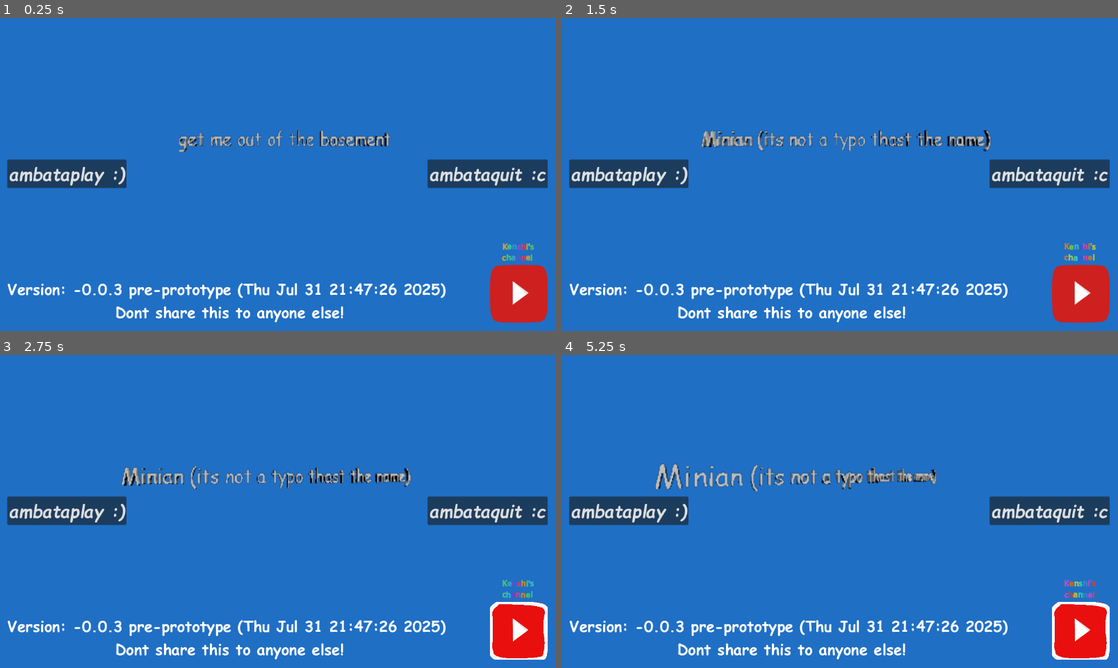
Above: before the commit, frames 1-4 (two rows, left to right).
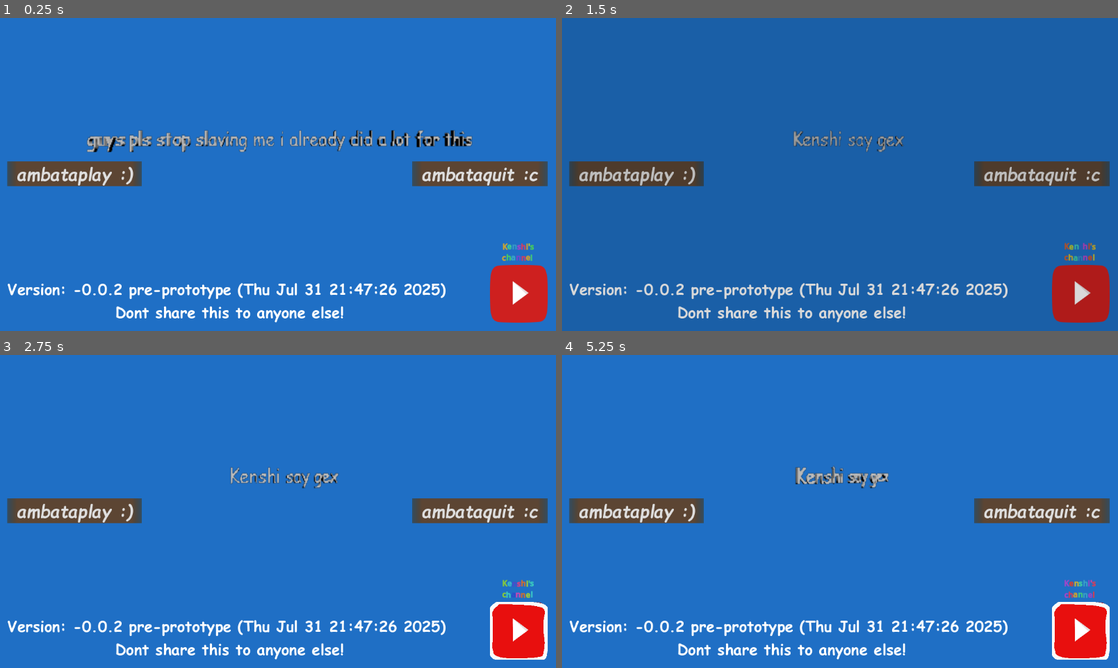
Above: after the commit, the same moments.

Repository: hukultan/-SUPER-Kenshi_RPG
Game: Godot game, scene res://scenes/main.tscn
The game is run twice, just before and just after one commit, with the same random seed, the same clock (stepped at 60 frames per second) and the same inputs. Sound files missing from this copy of the repository are replaced by a short silence.
Inputs:
- Up to frame 1 (0.25 s): no input
- Up to frame 2 (1.5 s): click "ambataplay :)" at 0.5 s; click "Back" at 1.25 s
- Up to frame 3 (2.75 s): click "[b][shake][rainbow]Kenshi's c…" at 2 s
- Up to frame 4 (5.25 s): hold D (right) 2.78-3.53 s; hold S (down) 3.53-4.28 s; hold D (right) 4.28-5.03 s; hold W (up) from 5.03 s (still down)

The runs differ from the first frame. In frame 1, 6.5% of the frame differs, in the area x 1-99%, y 35-89%; in frame 2, 99%, in the area x 0-100%, y 0-100%; in frame 3, 6.0%; in frame 4, 6.1%.

Commit message:
small changes

Diff:
--- a/project.godot
+++ b/project.godot
@@ -11,6 +11,8 @@
 [application]
 
 config/name="super kenshi rpg"
+config/description="rpg for kenshi"
+config/version="Version: -0.0.2 pre-prototype"
 config/tags=PackedStringArray("2d")
 run/main_scene="uid://2or36gkldphs"
 config/features=PackedStringArray("4.5", "Forward Plus")
--- /dev/null
+++ b/resources/theme/main_theme.tres
@@ -0,0 +1,24 @@
+[gd_resource type="Theme" load_steps=3 format=3 uid="uid://cu0i3br8dpd0r"]
+
+[sub_resource type="StyleBoxFlat" id="StyleBoxFlat_xah2a"]
+bg_color = Color(0.360932, 0.27161875, 0.20187286, 1)
+border_width_left = 20
+border_width_right = 20
+border_color = Color(0.281796, 0.18238959, 0.028298667, 0.5137255)
+border_blend = true
+anti_aliasing = false
+
+[sub_resource type="StyleBoxFlat" id="StyleBoxFlat_rjbnf"]
+bg_color = Color(0.22785759, 0.1655784, 0.11676621, 1)
+border_width_left = 5
+border_width_top = 10
+border_width_right = 5
+border_width_bottom = 10
+border_color = Color(0.32172796, 0.321728, 0.32172775, 1)
+border_blend = true
+anti_aliasing = false
+
+[resource]
+Button/font_sizes/font_size = 19
+Button/styles/normal = SubResource("StyleBoxFlat_xah2a")
+Button/styles/pressed = SubResource("StyleBoxFlat_rjbnf")
--- a/scenes/main.tscn
+++ b/scenes/main.tscn
@@ -1,7 +1,8 @@
-[gd_scene load_steps=11 format=3 uid="uid://2or36gkldphs"]
+[gd_scene load_steps=12 format=3 uid="uid://2or36gkldphs"]
 
 [ext_resource type="Script" uid="uid://dpf2ucejrhg37" path="res://scripts/object/main.gd" id="1_85g3d"]
 [ext_resource type="FontFile" uid="uid://ktht01cntw0o" path="res://resources/font/COMIC.TTF" id="3_ya4ey"]
+[ext_resource type="Theme" uid="uid://cu0i3br8dpd0r" path="res://resources/theme/main_theme.tres" id="4_choun"]
 [ext_resource type="Script" uid="uid://bsasnu5x610ew" path="res://scripts/ui/text_rotate.gd" id="4_eb6dy"]
 [ext_resource type="Script" uid="uid://b7mjykrmg1o0u" path="res://scripts/ui/control.gd" id="5_trceg"]
 [ext_resource type="FontFile" uid="uid://ciapw41rsqeok" path="res://resources/font/COMICZ.TTF" id="6_a8y0u"]
@@ -11,7 +12,7 @@
 [ext_resource type="AudioStream" uid="uid://7viarjhqu3d2" path="res://resources/audio/quit.ogg" id="9_muem4"]
 
 [sub_resource type="TextMesh" id="TextMesh_04qyp"]
-text = "need help pls im suffering"
+text = "if youre reading this you dumb "
 font = ExtResource("3_ya4ey")
 font_size = 22
 
@@ -71,6 +72,7 @@
 anchors_preset = 0
 offset_right = 1150.0
 offset_bottom = 646.0
+theme = ExtResource("4_choun")
 script = ExtResource("5_trceg")
 
 [node name="MarginContainer" type="MarginContainer" parent="Control"]
@@ -131,7 +133,7 @@
 size_flags_vertical = 8
 theme_override_fonts/font = ExtResource("8_jbj1t")
 theme_override_font_sizes/font_size = 31
-text = "Version: -0.0.3 pre-prototype (Thu Jul 31 21:47:26 2025)
+text = "Version: -0.0.2 pre-prototype (Thu Jul 31 21:47:26 2025)
 Dont share this to anyone else!"
 horizontal_alignment = 1
 
--- a/scripts/object/battle/character.gd
+++ b/scripts/object/battle/character.gd
@@ -55,7 +55,7 @@
 		return
 	sprite = get_node(main_sprite)
 	mat = ShaderMaterial.new()
-	mat.shader = preload("res://shaders/new_shader.gdshader")
+	mat.shader = preload("uid://135xyxyg08cc")
 	sprite.material = mat
 	await get_tree().create_timer(randf_range(0.0, 0.6)).timeout
 	do_animation(Animations.IDLE)
--- a/scripts/object/main.gd
+++ b/scripts/object/main.gd
@@ -4,6 +4,7 @@
 @export var funi_alert: bool = true
 
 func _ready() -> void:
+	PostProcessing.fade_in()
 	# Do the pop-up alert window
 	# Why? I dont freakyng know
 	if funi_alert:
--- a/scripts/ui/back_button.gd
+++ b/scripts/ui/back_button.gd
@@ -2,4 +2,6 @@
 
 
 func _on_button_pressed() -> void:
+	PostProcessing.fade_out()
+	await PostProcessing.fade_finished
 	get_tree().change_scene_to_file("res://scenes/main.tscn")
--- a/scripts/ui/control.gd
+++ b/scripts/ui/control.gd
@@ -1,11 +1,15 @@
 extends Control
 
+@export var wanna_hear_my_voice: bool = false
 @export var next_scene: PackedScene
 @onready var node_3d: Node3D = %Node3D
 @onready var margin_container: MarginContainer = $MarginContainer
 
 func _on_play_button_pressed() -> void:
 	# When we ambataplay
+	PostProcessing.fade_out()
+	await PostProcessing.fade_finished
+	PostProcessing.fade_in()
 	get_tree().change_scene_to_file("res://scenes/map_test.tscn")
 	# I dont know why i wrote this but it ties the entire project
 	# If you delete the entire thing will become unplayable and it will ruin your /
@@ -13,13 +17,14 @@
 	DisplayServer.clipboard_set("Kenshi is a cutie gooner")
 
 func _on_quit_button_pressed() -> void:
-	# Play the quit sequence also the audio yeah i forgor
-	$QuitAudio.play()
-	# stop everything to process so youy cant escape the impending doom
+	if wanna_hear_my_voice:
+		# Play the quit sequence also the audio yeah i forgor
+		$QuitAudio.play()
+		# stop everything to process so youy cant escape the impending doom
+		# When the aduio finishes it will do some funny stuff
+		await $QuitAudio.finished
 	node_3d.process_mode = node_3d.PROCESS_MODE_DISABLED
 	margin_container.process_mode = margin_container.PROCESS_MODE_DISABLED
-	# When the aduio finishes it will do some funny stuff
-	await $QuitAudio.finished
 	# funny link that opens your broser automatically
 	OS.shell_open("https://www.youtube.com/watch?v=X2WH8mHJnhM&list=RDX2WH8mHJnhM")
 	# free robucks 100% true not fake wont close the program trust bro
--- a/scripts/ui/text_rotate.gd
+++ b/scripts/ui/text_rotate.gd
@@ -5,7 +5,9 @@
 "Dev build!", "Viva el trp!!1", "homero va sa recoltalrte?", "DESTROY THIS FUCKING PROGRAM", \
 "Minian (its not a typo thast the name)", "Kenshi say gex", \
 "Oh hi! Welcome to my game (this is totally not a baldi reference)", "Dos equipos son uno rojo y otro azul",\
-"guys pls stop slaving me i already did a for this", "get me out of the basement", "banana",]
+"guys pls stop slaving me i already did a lot for this", "get me out of the basement", "banana", "Black man twerking",\
+"Heres your progress now let me see my family",]
+const ROTATE_SPEED: float = 0.16
 
 func _ready() -> void:
 	# get the mesh resource
@@ -17,5 +19,5 @@
 func _process(delta: float) -> void:
 	# Rotate the model every frame to get that kool effect
 	await get_tree().physics_frame
-	self.rotate_y(0.15 * delta)
+	self.rotate_y(ROTATE_SPEED * delta)
 	pass
Renamed: shaders/new_shader.gdshader -> shaders/generic_character.gdshader
Renamed: shaders/new_shader.gdshader.uid -> shaders/generic_character.gdshader.uid
